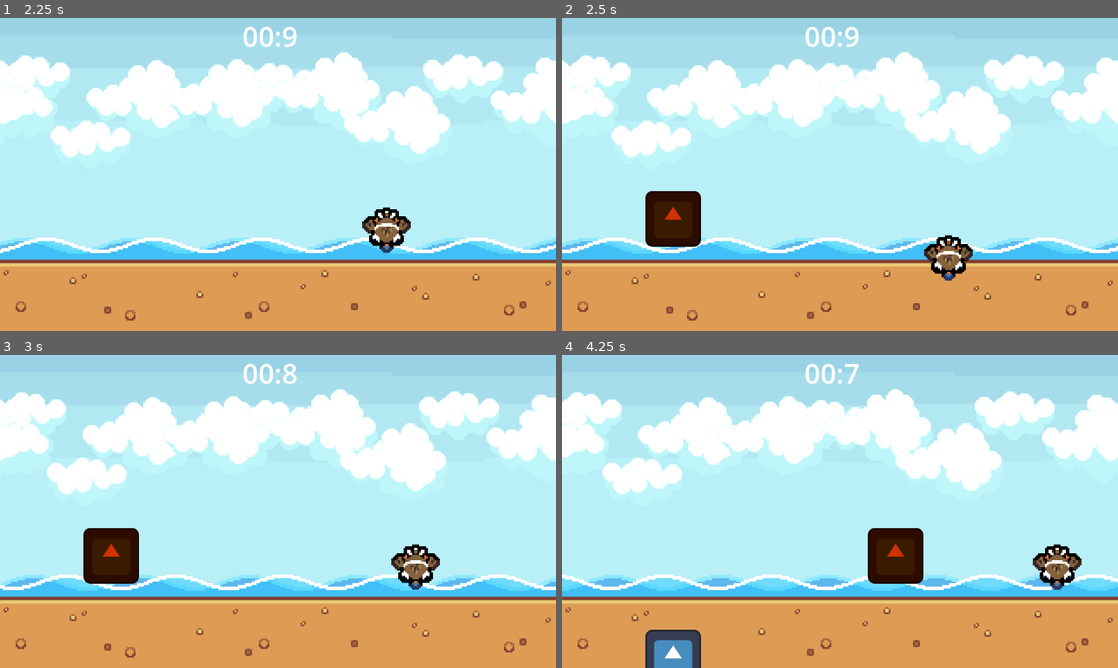
Above: before the commit, frames 1-4 (two rows, left to right).
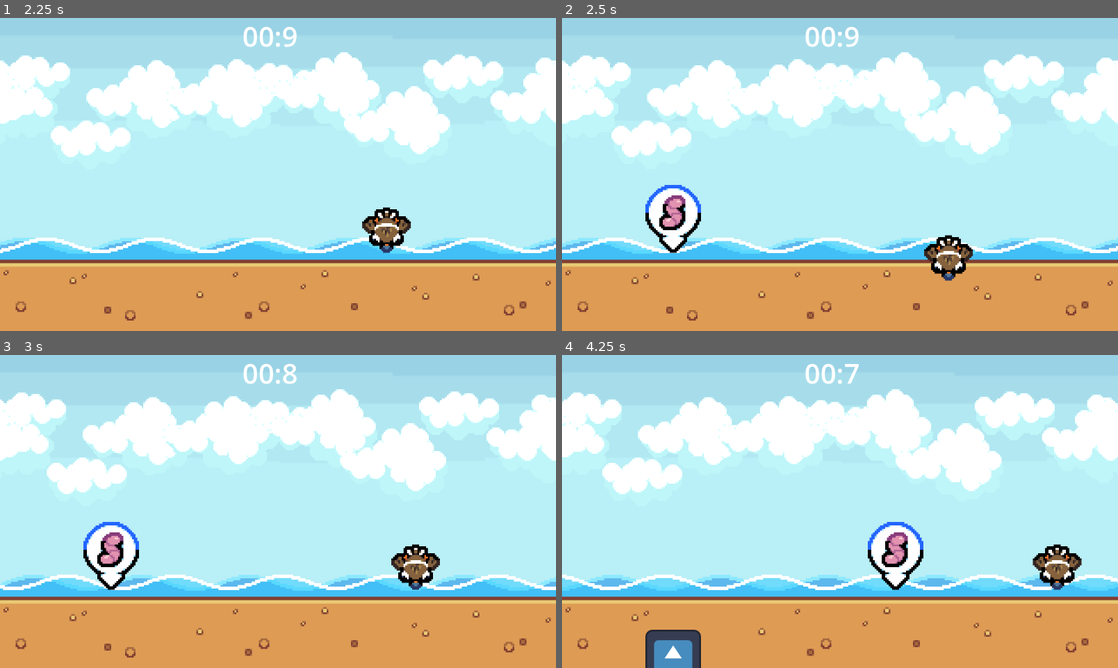
Above: after the commit, the same moments.

Repository: FaunaPolaris/BirdGameJam-Legado
Game: Godot game, scene res://shared/title_screen.tscn
The game is run twice, just before and just after one commit, with the same random seed, the same clock (stepped at 60 frames per second) and the same inputs. The engine's default icon, where the game draws it, is replaced by a stand-in: a white triangle on a blue panel in a dark square.
Inputs:
- Up to frame 1 (2.25 s): click "start Game" at 0.5 s; tap Enter (ui_accept) at 1.25, 1.52 s; hold Right (ui_right) 1.28-2.03 s; hold Down (ui_down) from 2.03 s (still down)
- Up to frame 2 (2.5 s): keep holding Down (ui_down); tap Enter (ui_accept) at 2.27 s
- Up to frame 3 (3 s): release Down (ui_down) at 2.78 s; hold Right (ui_right) from 2.78 s (still down)
- Up to frame 4 (4.25 s): release Right (ui_right) at 3.53 s; hold Up (ui_up) from 3.53 s (still down); tap Enter (ui_accept) at 3.77 s

Frame 1 is identical in both runs. In frame 2, 1.9% of the frame differs, in the area x 15-25%, y 53-76%; in frame 3, 1.9%; in frame 4, 1.9%.

Commit message:
worm warning

Diff:
--- a/eatingMinigame/warning/warning.tscn
+++ b/eatingMinigame/warning/warning.tscn
@@ -1,11 +1,12 @@
 [gd_scene load_steps=3 format=3 uid="uid://by4jug5j7be8t"]
 
-[ext_resource type="Texture2D" uid="uid://o7vchi5epwkd" path="res://icon.svg" id="1_03lcx"]
+[ext_resource type="Texture2D" uid="uid://ckictgkbmm3ac" path="res://textures/peck/worm_alert.png" id="1_6xana"]
 [ext_resource type="Script" uid="uid://d1c5mcvdndejy" path="res://eatingMinigame/warning/warning.gd" id="2_6xana"]
 
 [node name="warning" type="Sprite2D"]
-modulate = Color(0.815866, 0.194858, 5.77569e-07, 1)
-texture = ExtResource("1_03lcx")
+texture_filter = 1
+scale = Vector2(4, 4)
+texture = ExtResource("1_6xana")
 script = ExtResource("2_6xana")
 
 [node name="lifespan" type="Timer" parent="."]
